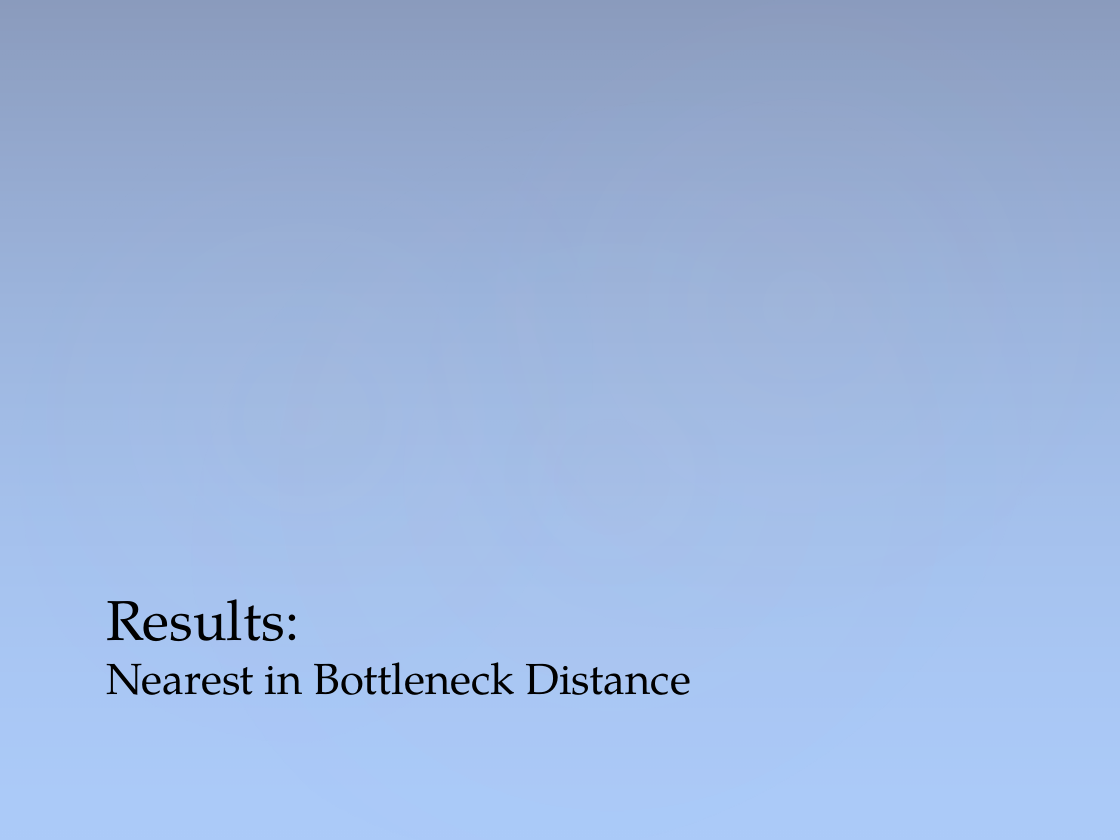
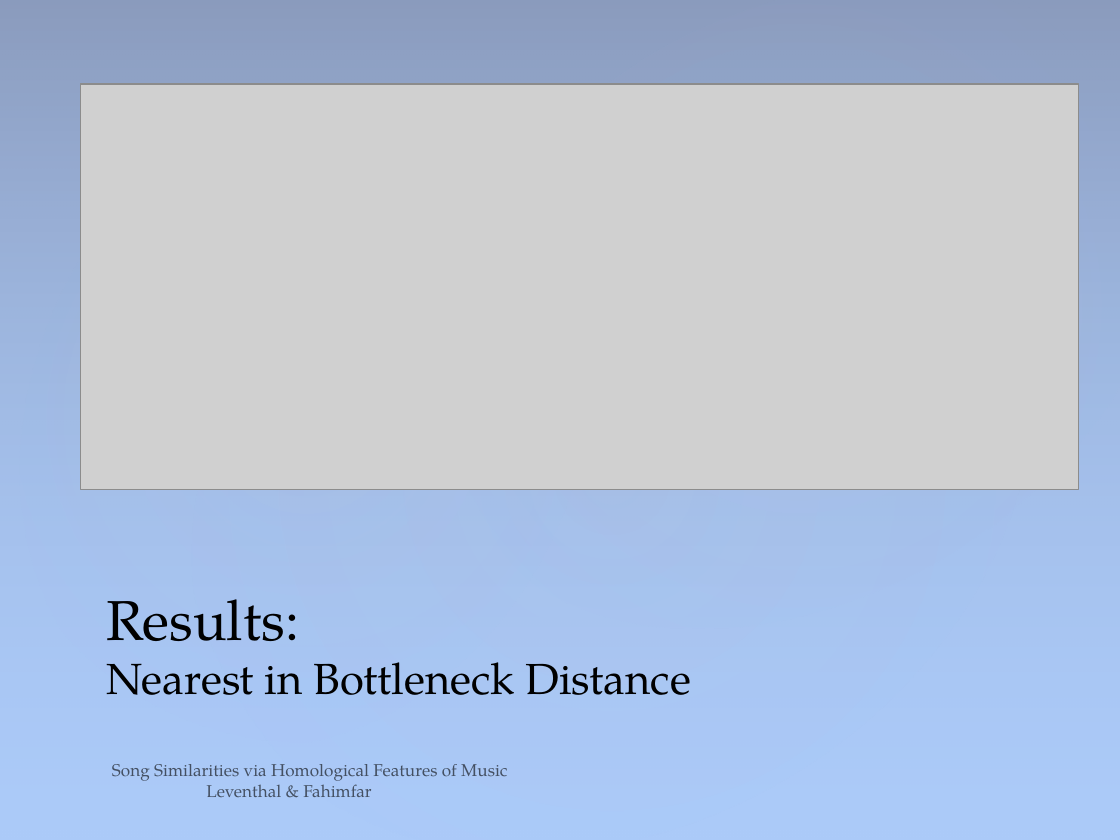
Before and after one commit to sam-lev/Classifications-Of-Songs-via-Homology-of-Chroma-Features, a slide deck: slide 13 of project/presentation/PresentationPowerPoint.pptx (slide 11 before the commit). Drawn at 1120x840 pixels with LibreOffice and Linux fonts; fonts in the diff are those of the drawing; grey boxes stand for pictures. Boxes give left, top, right and bottom in pixels: in the first picture for what was removed or moved away, otherwise in the second. Text is boxed around its words. In the diff, an @@ line names an element or a change of style, - is before the commit and + after.

Commit message:
presentation and started shortloop and counting homological features in songs and their size to approximate which keys

```diff
--- a/project/presentation/PresentationPowerPoint.pptx
+++ b/project/presentation/PresentationPowerPoint.pptx
@@ picture added at bbox=[81, 84, 1079, 489] @@
@@ text added at bbox=[112, 764, 507, 797], 11 pt, text #000000 at 60% opacity @@
+Song Similarities via Homological Features of Music Leventhal & Fahimfar
```
Also in this commit, not shown: 12 other slides changed, 9 slides added, 4 slides removed, 38 other files.
